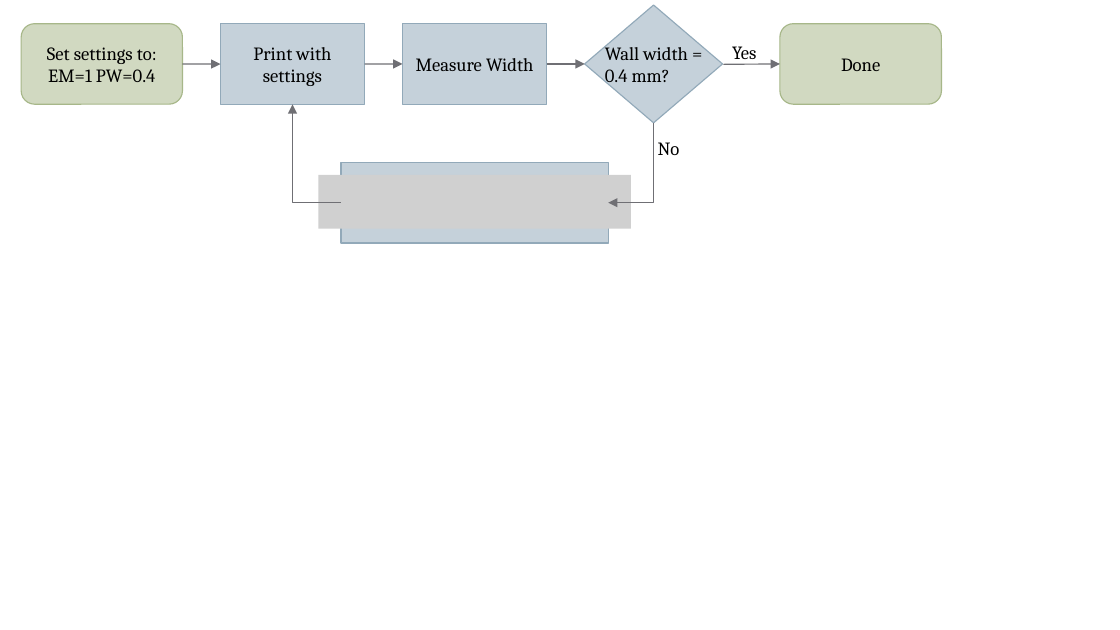
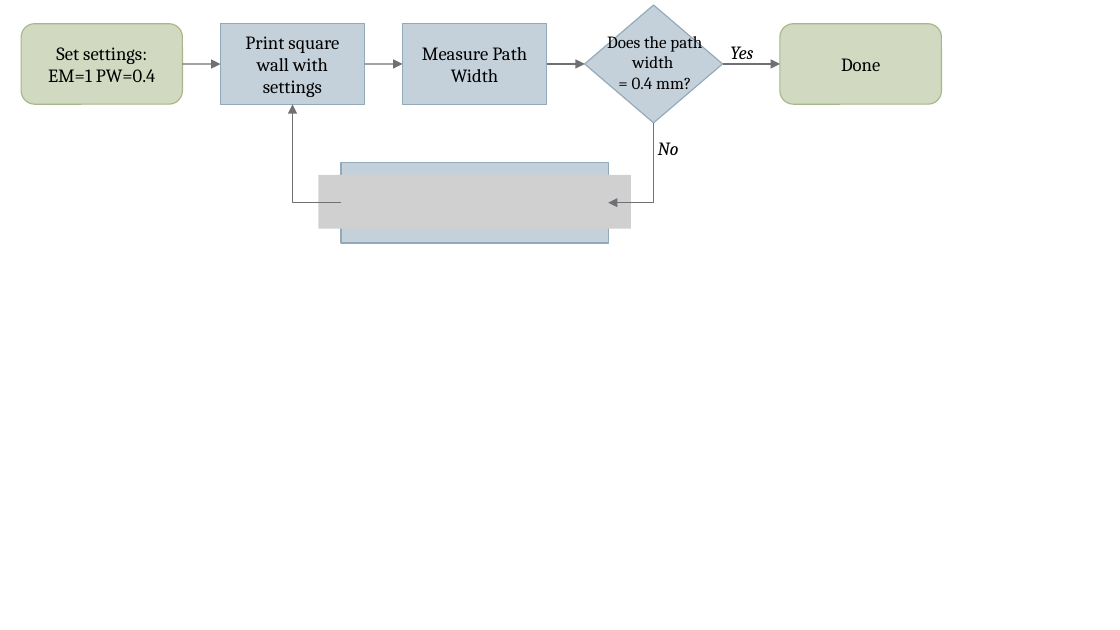
Before and after one commit to morrisvanegas/manuscript_dissertation_draft, a slide deck: slide 2 of fig/images.pptx. Drawn at 1120x630 pixels with LibreOffice and Linux fonts; fonts in the diff are those of the drawing; grey boxes stand for pictures. Boxes give left, top, right and bottom in pixels: in the first picture for what was removed or moved away, otherwise in the second. Text is boxed around its words. In the diff, an @@ line names an element or a change of style, - is before the commit and + after.

```diff
--- a/fig/images.pptx
+++ b/fig/images.pptx
@@ text in rounded rectangle at (48,47,156,82): text changed @@
-Set settings to: EM=1 PW=0.4
+Set settings: EM=1 PW=0.4
@@ text in rectangle at (245,36,339,97): text changed @@
-Print with settings
+Print square wall with settings
@@ text in rectangle at (422,47,527,82): text changed @@
-Measure Width
+Measure Path Width
@@ text at (607,32,702,93): text changed; size 12 to 11 pt @@
-Wall width = 0.4 mm?
+Does the path width
+= 0.4 mm?
@@ text "Yes" at (730,46,753,64): italic on @@
@@ text "No" at (658,142,679,155): italic on @@
```
Also in this commit, not shown: 1 other file.
